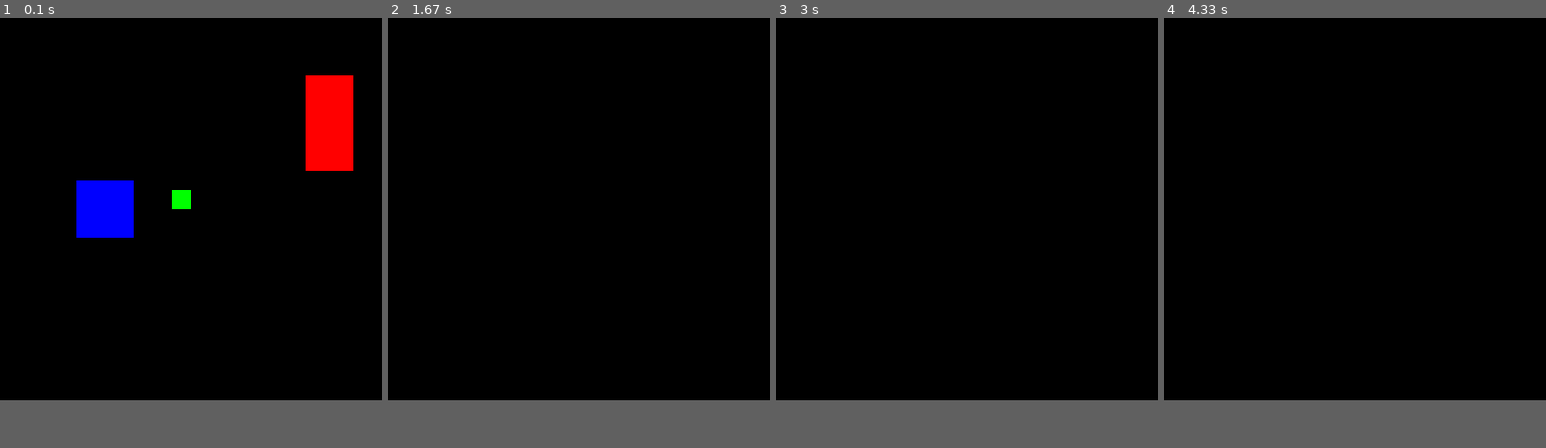
Above: before the commit, frames 1-4 (left to right).
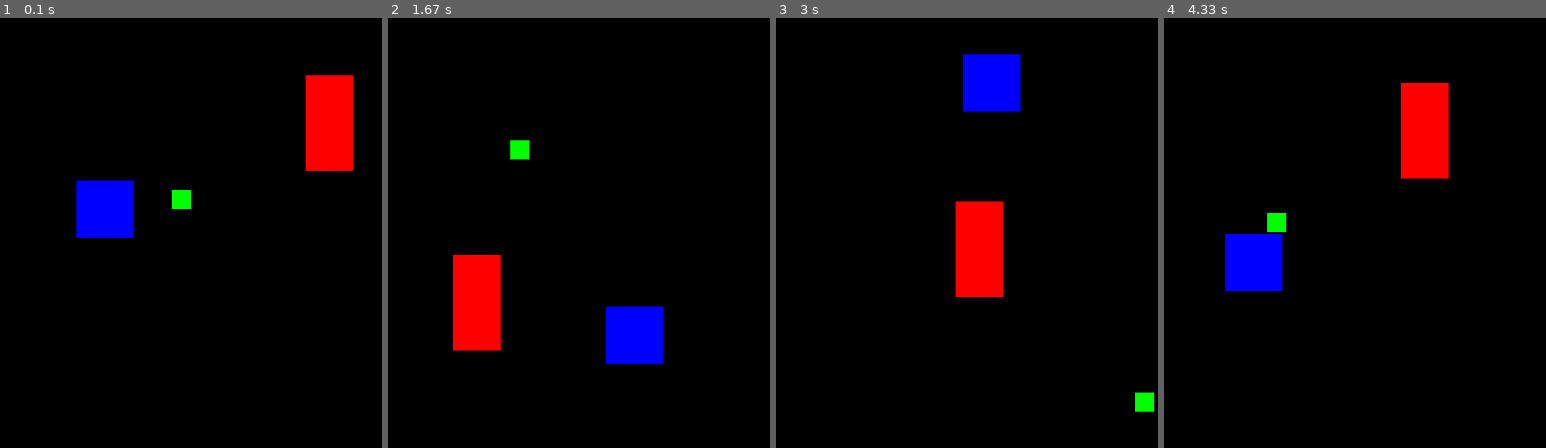
Above: after the commit, the same moments.

Repository: antonioam82/ejercicios-python
Game: pygame game, started from moving_blocks.py
Two runs of this game, one before a commit and one after it. Both use one fixed random seed, a clock stepped at 60 frames per second and the inputs below.
Inputs:
- Up to frame 1 (0.1 s): no input
- Up to frame 2 (1.67 s): no input
- Up to frame 3 (3 s): no input
- Up to frame 4 (4.33 s): no input
In our replay, the window is 400x400 before the commit and 400x450 after it. These sizes can differ from the game's own. Grey fills any space a smaller window leaves; there, only what the larger window draws over its background counts as a difference.

The runs differ from the first frame. In frame 1, only the window size differs. In frame 2, 5.0% of the frame differs, in the area x 17-72%, y 28-81%; in frame 3, 5.0%; in frame 4, 5.0%.

Commit message:
Update moving_blocks.py

Diff:
--- a/moving_blocks.py
+++ b/moving_blocks.py
@@ -4,7 +4,7 @@
 pygame.init()
 
 WINDOWWIDTH = 400
-WINDOWHEIGHT = 400
+WINDOWHEIGHT = 450
 windowSurface = pygame.display.set_mode((WINDOWWIDTH, WINDOWHEIGHT), 0, 32)
 pygame.display.set_caption("Animation")
 
@@ -47,6 +47,27 @@
             b['rect'].left += MOVESPEED
             b['rect'].top -= MOVESPEED
 
+        if b['rect'].top < 0:
+            if b['dir'] == UPLEFT:
+                b['dir'] = DOWNLEFT
+            if b['dir'] == UPRIGHT:
+                b['dir'] = DOWNRIGHT
+        if b['rect'].bottom > WINDOWHEIGHT:
+            if b['dir'] == DOWNLEFT:
+                b['dir'] = UPLEFT
+            if b['dir'] == DOWNRIGHT:
+                b['dir'] = UPRIGHT
+        if b['rect'].left < 0:
+            if b['dir'] == DOWNLEFT:
+                b['dir'] = DOWNRIGHT
+            if b['dir'] == UPLEFT:
+                b['dir'] = UPRIGHT
+        if b['rect'].right > WINDOWWIDTH:
+            if b['dir'] == DOWNRIGHT:
+                b['dir'] = DOWNLEFT
+            if b['dir'] == UPRIGHT:
+                b['dir'] = UPLEFT
+
 
 
         pygame.draw.rect(windowSurface, b['color'], b['rect'])
